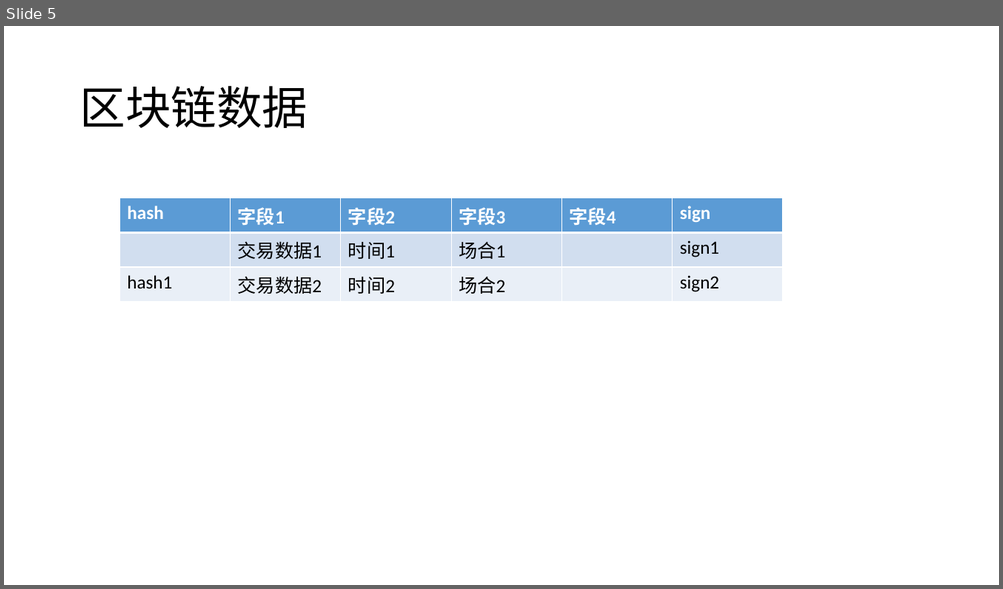
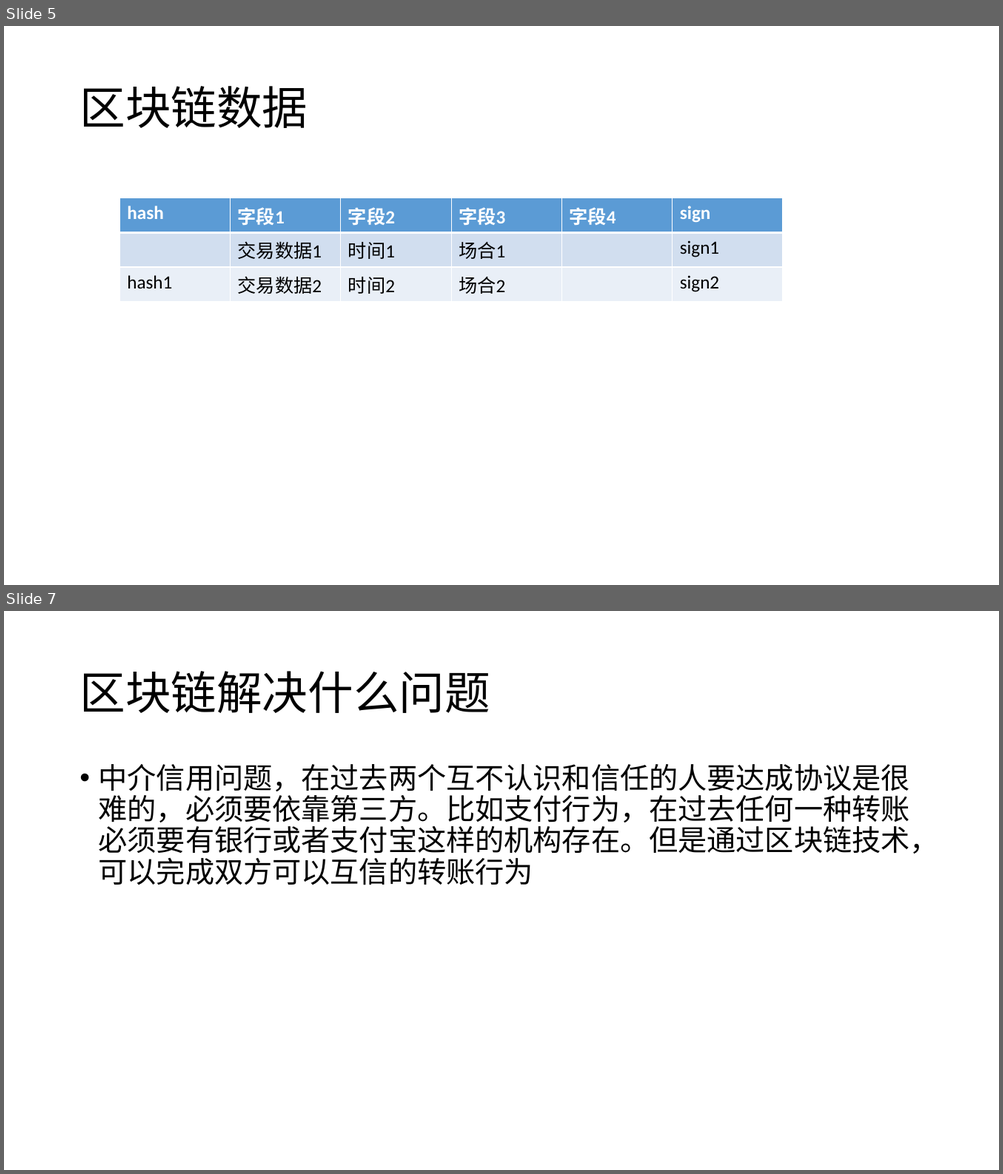
Before and after one commit to leixiangjian/design, a slide deck: 区块链.pptx. Shown one above the other, each under a label of ours: slide 5 before the commit, slides 5 and 7 after it; the slides between them are not shown. The pictures are 1003x589 and 1003x1174 pixels, drawn with LibreOffice and Linux fonts; fonts in the diff are those of the drawing. Boxes give left, top, right and bottom in pixels: in the first picture for what was removed or moved away, otherwise in the second. Text is boxed around its words. In the diff, an @@ line names an element or a change of style, - is before the commit and + after.

```diff
--- a/区块链.pptx
+++ b/区块链.pptx
@@ slide 7 added at <box>4,611,999,1170</box>, background #FFFFFF @@
@@ title added at <box>79,671,489,713</box>, 44 pt, text #000000 @@
+区块链解决什么问题
@@ text added at <box>99,764,939,886</box>, 28 pt, text #000000 @@
+• 中介信用问题，在过去两个互不认识和信任的人要达成协议是很难的，必须要依靠第三方。比如支付行为，在过去任何一种转账必须要有银行或者支付宝这样的机构存在。但是通过区块链技术，可以完成双方可以互信的转账行为
```
Also in this commit, not shown: 2 other slides added, 1 other file.
